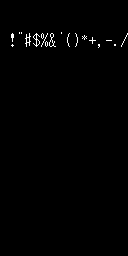
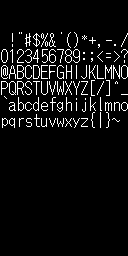
The second 128 x 256 image is a revision of the first. Changes to its layers:
painted on "Foreground" over left=1, top=32, right=128, bottom=128
